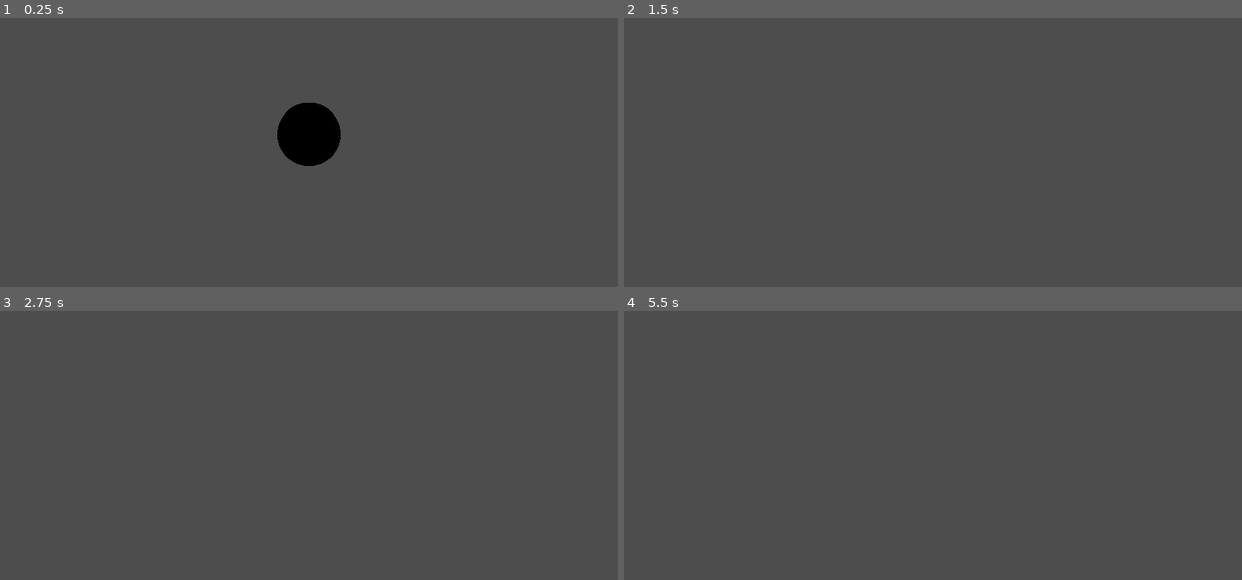
Above: before the commit, frames 1-4 (two rows, left to right).
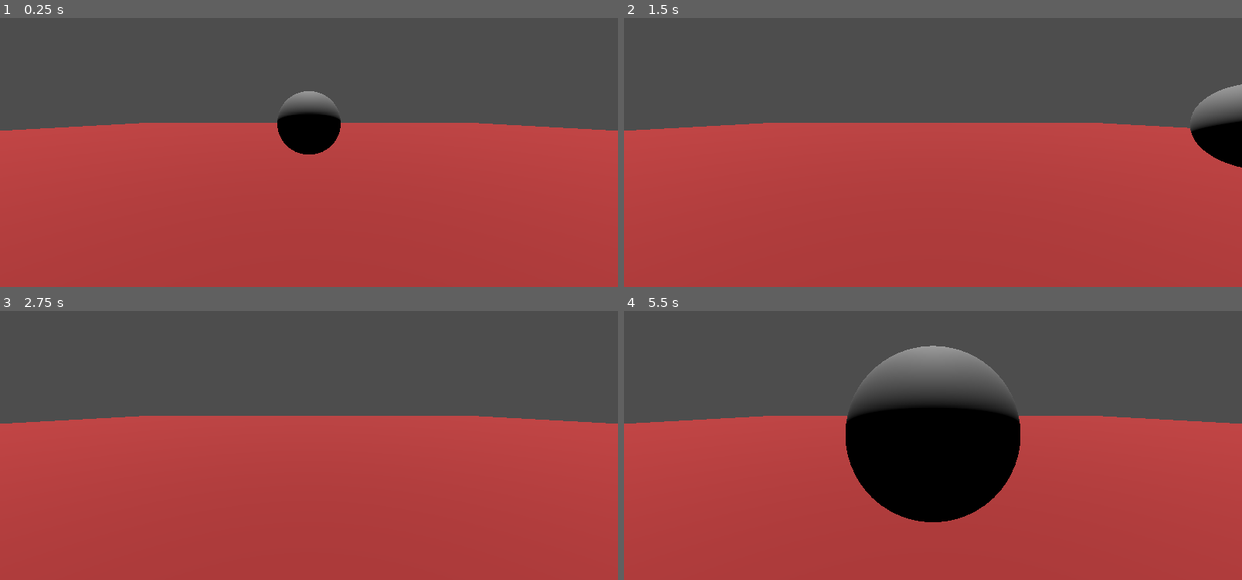
Above: after the commit, the same moments.

Repository: boredchef/bounce-back
Game: Godot game, scene res://Function Scenes (Menu, UI, etc)/sandbox.tscn
Two runs of this game, one before a commit and one after it. Both use one fixed random seed, a clock stepped at 60 frames per second and the inputs below. This scene is started directly instead of the project's main scene.
Inputs:
- Up to frame 1 (0.25 s): no input
- Up to frame 2 (1.5 s): tap Enter (ui_accept) at 0.5, 0.77 s; hold Right (ui_right) 0.53-1.28 s; hold Down (ui_down) from 1.28 s (still down)
- Up to frame 3 (2.75 s): tap Enter (ui_accept) at 1.52, 2 s; release Down (ui_down) at 2.03 s; hold Right (ui_right) from 2.03 s (still down)
- Up to frame 4 (5.5 s): tap Enter (ui_accept) at 2.75, 3.02, 3.5, 3.77, 4.52 s; release Right (ui_right) at 2.78 s; hold Up (ui_up) 2.78-3.53 s; hold Left (ui_left) 3.53-5.03 s; hold Down (ui_down) from 5.03 s (still down)

The runs differ from the first frame. In frame 1, 60% of the frame differs, in the area x 0-100%, y 27-100%; in frame 2, 61%; in frame 3, 60%; in frame 4, 63%, in the area x 0-100%, y 12-100%.

Commit message:
add mesh to player

Diff:
--- a/bounce-back/Elements/Player/player.tscn
+++ b/bounce-back/Elements/Player/player.tscn
@@ -12,7 +12,7 @@
 script = ExtResource("1_4flbx")
 
 [node name="CollisionShape3D" type="CollisionShape3D" parent="CharacterBody3D" unique_id=390330126]
-transform = Transform3D(1, 0, 0, 0, 1, 0, 0, 0, 1, 0, 1.0736494, 0)
+transform = Transform3D(1, 0, 0, 0, 1, 0, 0, 0, 1, 0, 0.0017475784, 0)
 shape = SubResource("SphereShape3D_pral5")
 debug_color = Color(0.898859, 0.00017673612, 0.76606774, 0.41960785)
 
--- a/bounce-back/Function Scenes (Menu, UI, etc)/sandbox.tscn
+++ b/bounce-back/Function Scenes (Menu, UI, etc)/sandbox.tscn
@@ -1,6 +1,10 @@
 [gd_scene format=3 uid="uid://chofx7pv5uo8t"]
 
 [ext_resource type="PackedScene" uid="uid://dpyakersvlvjj" path="res://Elements/Player/player.tscn" id="1_61gm5"]
+[ext_resource type="Texture2D" uid="uid://hkqhjtymcecr" path="res://Sprites/Sandbox.png" id="2_mlyqq"]
+
+[sub_resource type="StandardMaterial3D" id="StandardMaterial3D_mlyqq"]
+albedo_texture = ExtResource("2_mlyqq")
 
 [node name="Sandbox" type="Node3D" unique_id=1136584525]
 
@@ -8,3 +12,12 @@
 transform = Transform3D(1, 0, 0, 0, 1, 0, 0, 0, 1, 0, 0, 3.6370273)
 
 [node name="Player" parent="." unique_id=526610686 instance=ExtResource("1_61gm5")]
+
+[node name="CSGBox3D" type="CSGBox3D" parent="." unique_id=257744308]
+transform = Transform3D(1, 0, 0, 0, 1, 0, 0, 0, 1, 2.9802322e-08, -1.1464591, 0.060338378)
+use_collision = true
+size = Vector3(23.62207, 1, 24.44336)
+material = SubResource("StandardMaterial3D_mlyqq")
+
+[node name="DirectionalLight3D" type="DirectionalLight3D" parent="." unique_id=33184743]
+transform = Transform3D(1, 0, 0, 0, -0.28388682, 0.9588578, 0, -0.9588578, -0.28388682, 0, 2.7218313, 0)
Binary file added: bounce-back/Sprites/Sandbox.png
Not shown, added: bounce-back/Sprites/Sandbox.png.import
